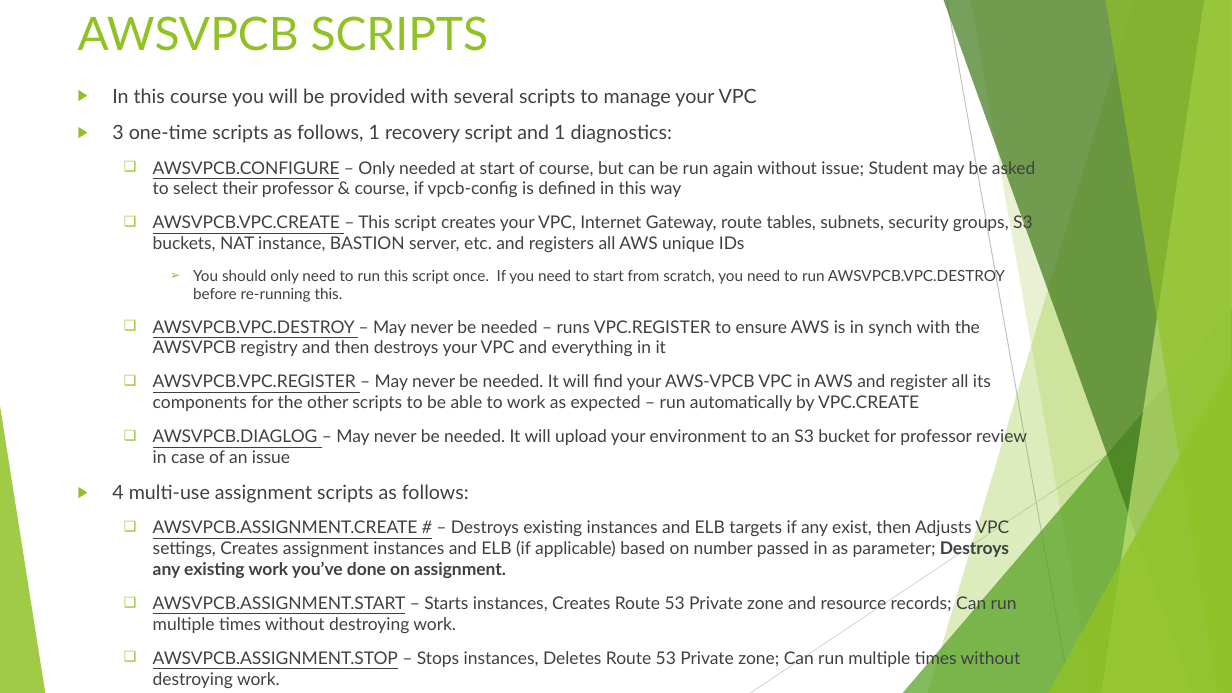
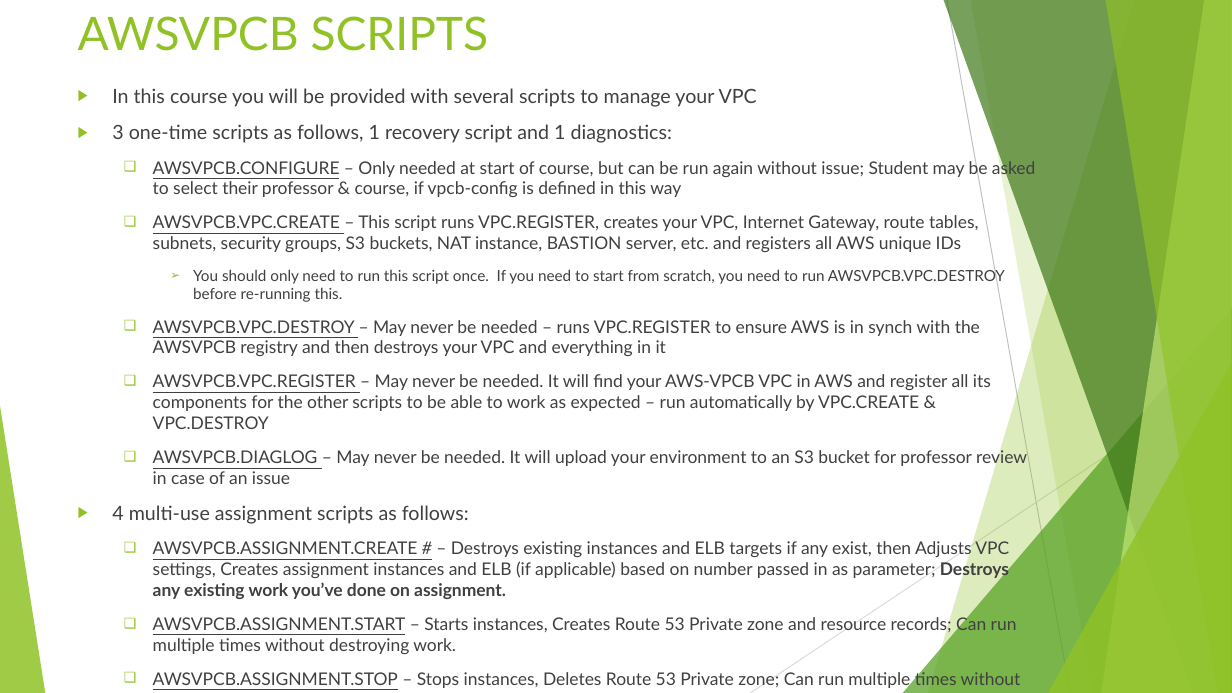
Before and after one commit to clouducate/awsvpcb, a slide deck: slide 9 of Clouducate.pptx. Drawn at 1232x693 pixels with LibreOffice and Linux fonts; fonts in the diff are those of the drawing. Boxes give left, top, right and bottom in pixels: in the first picture for what was removed or moved away, otherwise in the second. Text is boxed around its words. In the diff, an @@ line names an element or a change of style, - is before the commit and + after.

```diff
--- a/Clouducate.pptx
+++ b/Clouducate.pptx
@@ text at box(153, 215, 978, 252): text changed @@
-  ❑ AWSVPCB.VPC.CREATE – This script creates your VPC, Internet Gateway, route tables, subnets, security groups, S3 buckets, NAT instance, BASTION server, etc. and registers all AWS unique IDs
+  ❑ AWSVPCB.VPC.CREATE – This script runs VPC.REGISTER, creates your VPC, Internet Gateway, route tables, subnets, security groups, S3 buckets, NAT instance, BASTION server, etc. and registers all AWS unique IDs
@@ text at box(153, 374, 991, 429): text changed @@
-  ❑ AWSVPCB.VPC.REGISTER – May never be needed. It will find your AWS-VPCB VPC in AWS and register all its components for the other scripts to be able to work as expected – run automatically by VPC.CREATE
+  ❑ AWSVPCB.VPC.REGISTER – May never be needed. It will find your AWS-VPCB VPC in AWS and register all its components for the other scripts to be able to work as expected – run automatically by VPC.CREATE & VPC.DESTROY
```
Also in this commit, not shown: 2 other files.
